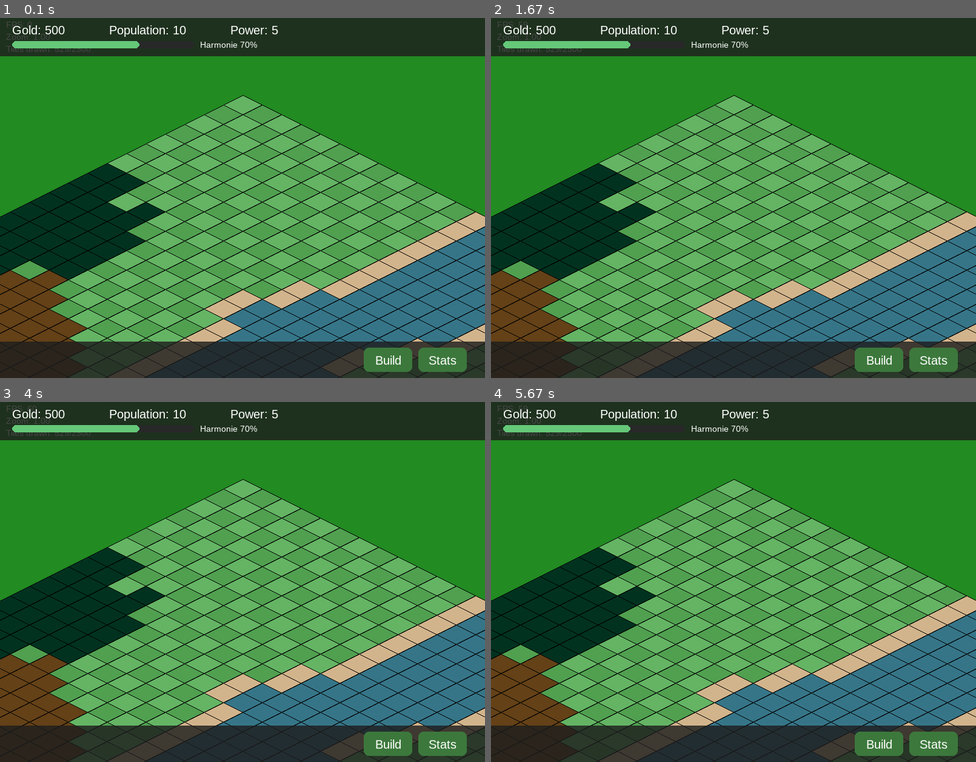
Above: before the commit, frames 1-4 (two rows, left to right).
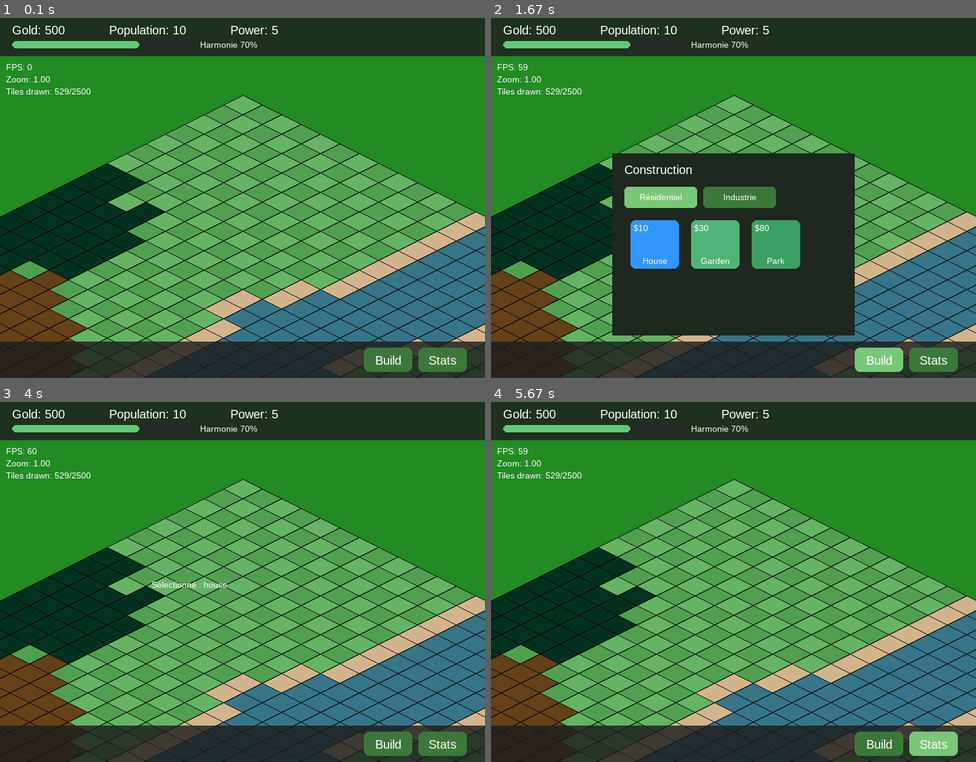
Above: after the commit, the same moments.

Repository: tdimnet/learn-pygame-by-doing
Game: pygame game, started from v5/main.py
Two runs of this game, one before a commit and one after it. Both use one fixed random seed, a clock stepped at 60 frames per second and the inputs below.
Inputs (mouse positions are in pixels of both pictures, inside the frame that each line leads up to):
- Up to frame 1 (0.1 s): no input
- Up to frame 2 (1.67 s): press the mouse at (879, 360) at 0.37 s; move the mouse to (811, 331) at 0.47 s; release the mouse at (748, 302) at 0.6 s; press the mouse at (660, 262) at 0.7 s; move the mouse to (685, 277) at 0.8 s; release the mouse at (709, 291) at 0.93 s; press the mouse at (932, 360) at 1.03 s; move the mouse to (801, 241) at 1.13 s; release the mouse at (665, 118) at 1.27 s; press the mouse at (879, 360) at 1.37 s; move the mouse to (782, 306) at 1.47 s; release the mouse at (685, 252) at 1.6 s
- Up to frame 3 (4 s): click (184, 528) at 1.72 s; click "Build" at 2.05 s; click (72, 481) at 2.38 s; press the mouse at (388, 744) at 2.7 s; move the mouse to (339, 668) at 2.8 s; release the mouse at (291, 592) at 2.93 s; click (237, 463) at 3.05 s; press the mouse at (388, 744) at 3.37 s; move the mouse to (237, 650) at 3.47 s; release the mouse at (82, 553) at 3.6 s; press the mouse at (169, 646) at 3.7 s; move the mouse to (281, 610) at 3.8 s; release the mouse at (397, 571) at 3.93 s
- Up to frame 4 (5.67 s): press the mouse at (932, 744) at 4.03 s; move the mouse to (869, 700) at 4.13 s; release the mouse at (806, 661) at 4.27 s; press the mouse at (879, 744) at 4.37 s; move the mouse to (835, 643) at 4.47 s; release the mouse at (791, 546) at 4.6 s; press the mouse at (879, 744) at 4.7 s; move the mouse to (825, 657) at 4.8 s; release the mouse at (772, 574) at 4.93 s; press the mouse at (879, 744) at 5.03 s; move the mouse to (840, 621) at 5.13 s; release the mouse at (801, 495) at 5.27 s; press the mouse at (932, 744) at 5.37 s; move the mouse to (893, 708) at 5.47 s; release the mouse at (859, 675) at 5.6 s

The runs differ from the first frame. In frame 1, 0.3% of the frame differs, in the area x 1-19%, y 1-22%; in frame 2, 25%, in the area x 1-85%, y 1-99%; in frame 3, 0.4%; in frame 4, 1.0%.

Commit message:
Fix something that failed selecte the building menu

Diff:
--- a/v5/main.py
+++ b/v5/main.py
@@ -62,8 +62,9 @@
                     show_hover = not show_hover
                     print(f"Hover highlight: {'ON' if show_hover else 'OFF'}")
 
-            if event.type == pygame.MOUSEBUTTONDOWN and event.type == 1:
+            if event.type == pygame.MOUSEBUTTONDOWN and event.button == 1:
                 if hud.buttons.get("build") and hud.buttons["build"].collidepoint(mx, my):
+                    print("====")
                     current_menu = "build" if current_menu != "build" else None
                     selected_building = None
 
@@ -116,9 +117,9 @@
         zoom_text = font.render(f"Zoom: {camera.zoom:.2f}", True, (255, 255, 255))
         tiles_text = font.render(f"Tiles drawn: {len(visible_tiles)}/{GRID_WIDTH * GRID_HEIGHT}", True, (255, 255, 255))
 
-        screen.blit(fps_text, (10, 10))
-        screen.blit(zoom_text, (10, 30))
-        screen.blit(tiles_text, (10, 50))
+        screen.blit(fps_text, (10, 80))
+        screen.blit(zoom_text, (10, 100))
+        screen.blit(tiles_text, (10, 120))
 
         if show_hover and 0 <= hover_gx < GRID_WIDTH and 0 <= hover_gy < GRID_HEIGHT:
             hover_text = font.render(
--- a/v5/ui/hud.py
+++ b/v5/ui/hud.py
@@ -119,7 +119,9 @@
         stats_rect_text = stats_text.get_rect(center=stats_rect.center)
         surface.blit(stats_text, stats_rect_text)
 
-        return {
+        self.buttons = {
             "build": build_rect,
             "stats": stats_rect
         }
+
+        return self.buttons
